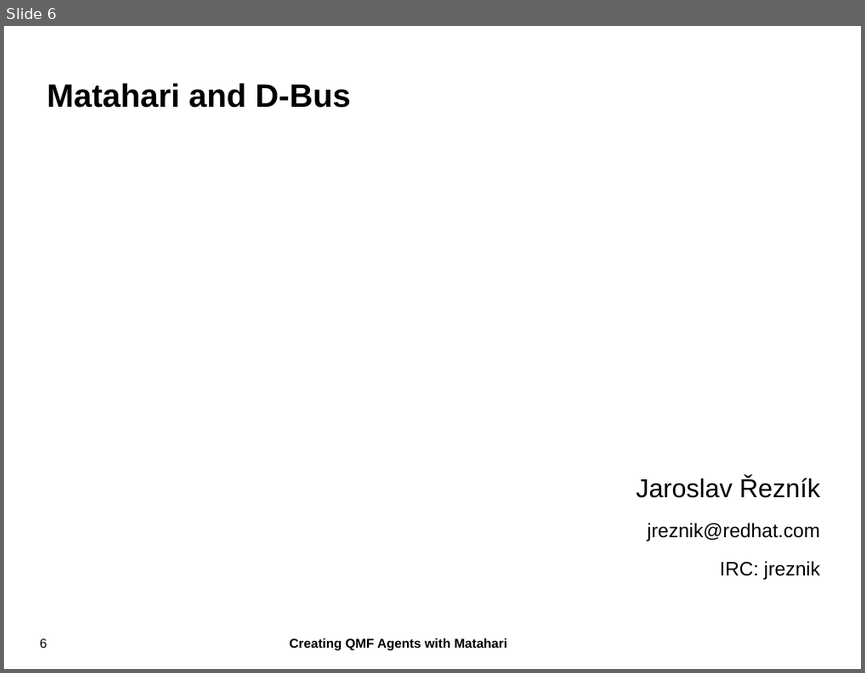
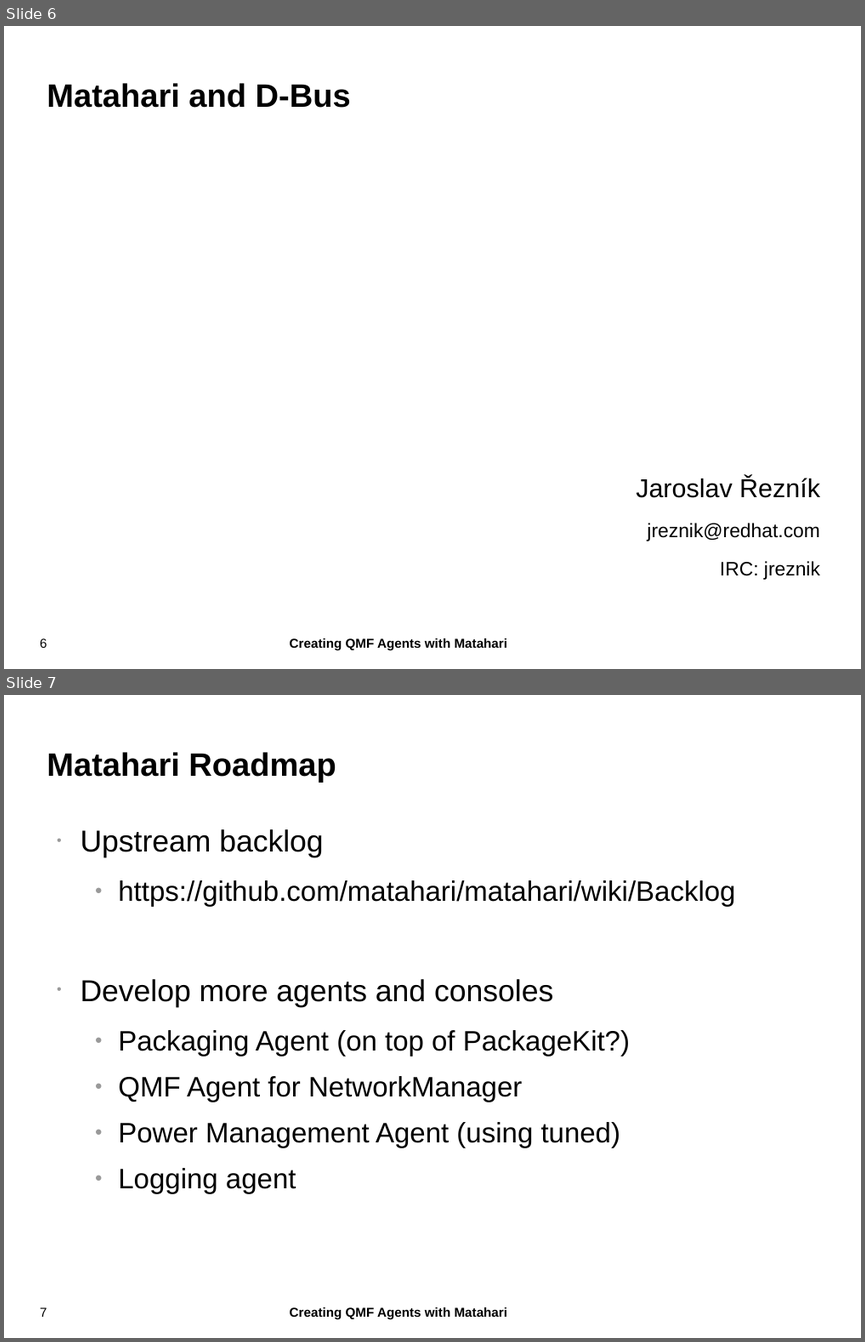
Before and after one commit to zaneb/presentations, a slide deck: Matahari-2011-10-12.odp. Shown one above the other, each under a label of ours: slide 6 before the commit, slides 6 and 7 after it. The pictures are 865x673 and 865x1342 pixels, drawn with LibreOffice and Linux fonts; fonts in the diff are those of the drawing; background and template pictures are left out. Boxes give left, top, right and bottom in pixels: in the first picture for what was removed or moved away, otherwise in the second. Text is boxed around its words. In the diff, an @@ line names an element or a change of style, - is before the commit and + after.

```diff
--- a/Matahari-2011-10-12.odp
+++ b/Matahari-2011-10-12.odp
@@ slide 7 added at box(4, 695, 861, 1338), background #FFFFFF; not listed: 2 template elements that a slide beside it also shows @@
@@ title added at box(46, 752, 336, 783), 30 pt, text #000000, bold @@
+Matahari Roadmap
@@ text added at box(80, 829, 735, 1193), 26 pt, text #000000 @@
+• Upstream backlog
+  ● https://github.com/matahari/matahari/wiki/Backlog
+• Develop more agents and consoles
+  ● Packaging Agent (on top of PackageKit?)
+  ● QMF Agent for NetworkManager
+  ● Power Management Agent (using tuned)
+  ● Logging agent
```
Also in this commit, not shown: 2 slides changed, 1 other slide added, 1 slide removed.
